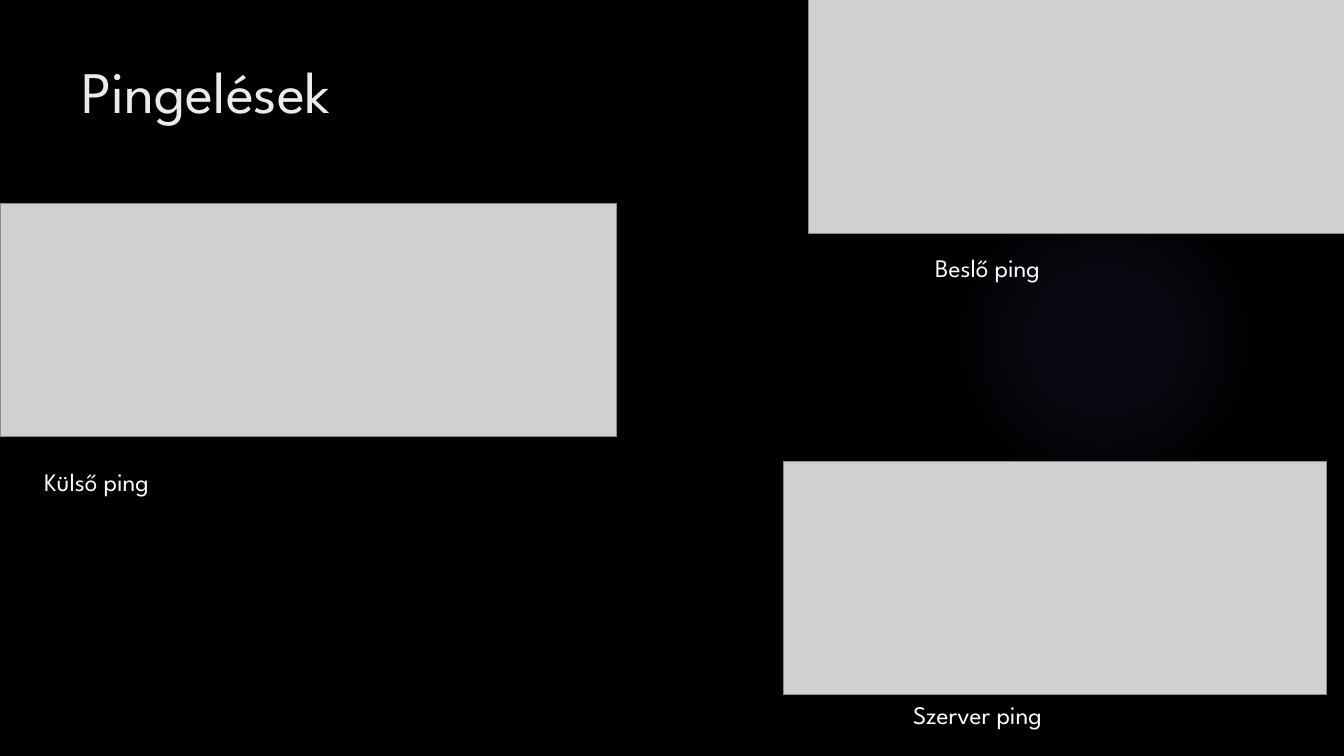
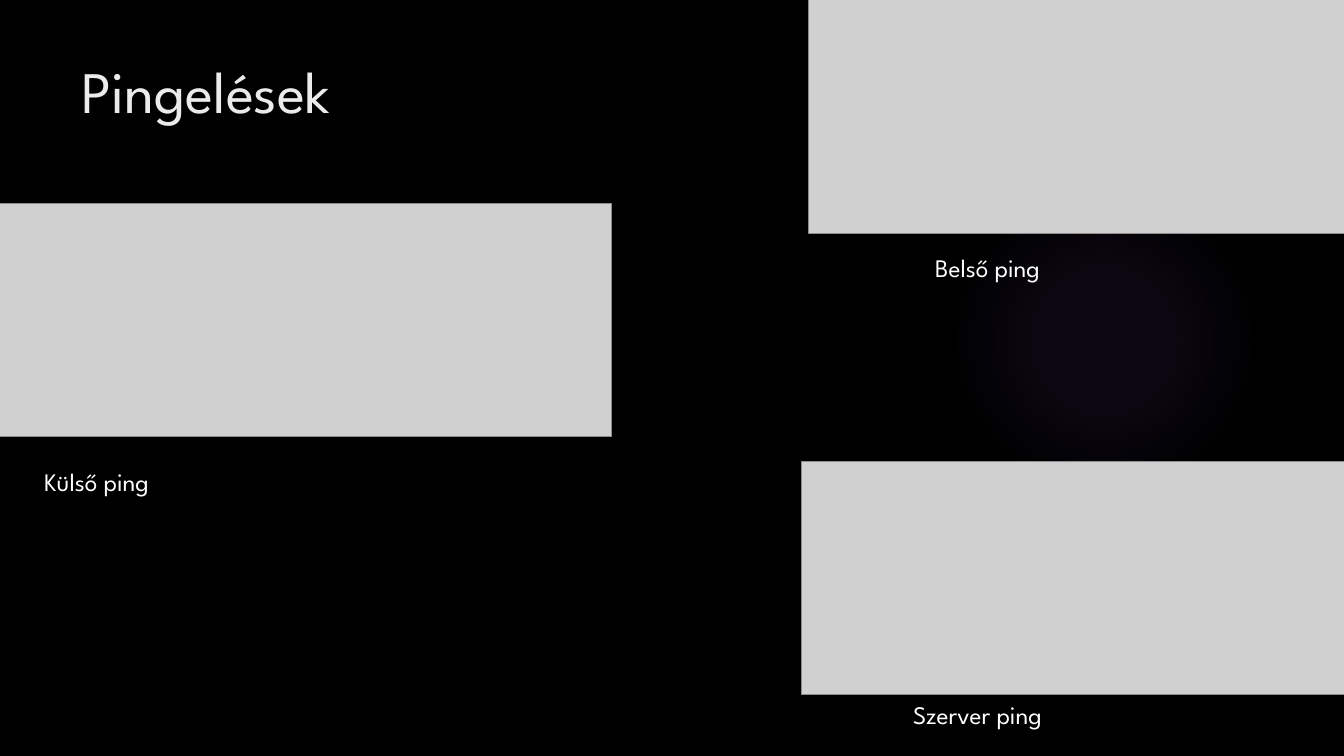
Before and after one commit to LajkaK2006/BorsodNet, a slide deck: slide 22 of Tacos KFT.pptx. Drawn at 1344x756 pixels with LibreOffice and Linux fonts; fonts in the diff are those of the drawing; grey boxes stand for pictures; background and template pictures are left out. Boxes give left, top, right and bottom in pixels: in the first picture for what was removed or moved away, otherwise in the second. Text is boxed around its words. In the diff, an @@ line names an element or a change of style, - is before the commit and + after.

```diff
--- a/Tacos KFT.pptx
+++ b/Tacos KFT.pptx
@@ picture: place and size @@
-picture at bbox=[0, 204, 616, 437]
+picture at bbox=[0, 204, 611, 437]
@@ text at bbox=[935, 259, 1040, 283]: text changed @@
-Beslő ping
+Belső ping
@@ picture: place and size @@
-picture at bbox=[783, 462, 1327, 695]
+picture at bbox=[802, 462, 1344, 695]
```
Also in this commit, not shown: 7 other slides changed.
